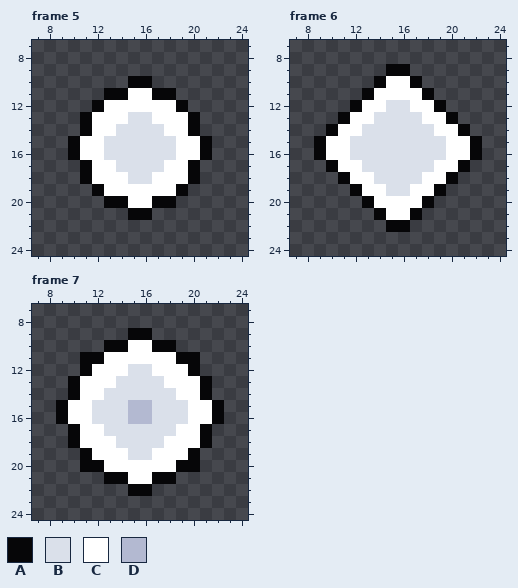
Two versions of one pixel-art file, RogueLike/Res/Projectal/Smoke.aseprite. Above: the version before the commit.
32x32 pixels, 13 frames. Shown: frame 5: x 7..24, y 7..24; frame 6: x 7..24, y 7..24; frame 7: x 7..24, y 7..24. The commit also changed other frames, which this record leaves out.
Palette (. is transparent): A #060608  B #dae0ea  C #ffffff  D #b3b9d1
Pixels before, frame 5, first column x 10:
10 .....AA.....
11 ...AACCAA...
12 ..ACCCCCCA..
13 .ACCCBBCCCA.
14 .ACCBBBBCCA.
15 ACCBBBBBBCCA
16 ACCBBBBBBCCA
17 .ACCBBBBCCA.
18 .ACCCBBCCCA.
19 ..ACCCCCCA..
20 ...AACCAA...
21 .....AA.....
Pixels before, frame 6, first column x 9:
 9 ......AA......
10 .....ACCA.....
11 ....ACCCCA....
12 ...ACCBBCCA...
13 ..ACCBBBBCCA..
14 .ACCBBBBBBCCA.
15 ACCBBBBBBBBCCA
16 ACCBBBBBBBBCCA
17 .ACCBBBBBBCCA.
18 ..ACCBBBBCCA..
19 ...ACCBBCCA...
20 ....ACCCCA....
21 .....ACCA.....
22 ......AA......
Pixels before, frame 7, first column x 9:
 9 ......AA......
10 ....AACCAA....
11 ..AACCCCCCAA..
12 ..ACCCBBCCCA..
13 .ACCCBBBBCCCA.
14 .ACCBBBBBBCCA.
15 ACCBBBDDBBBCCA
16 ACCBBBDDBBBCCA
17 .ACCBBBBBBCCA.
18 .ACCCBBBBCCCA.
19 ..ACCCBBCCCA..
20 ..AACCCCCCAA..
21 ....AACCAA....
22 ......AA......
The same view after the edit:
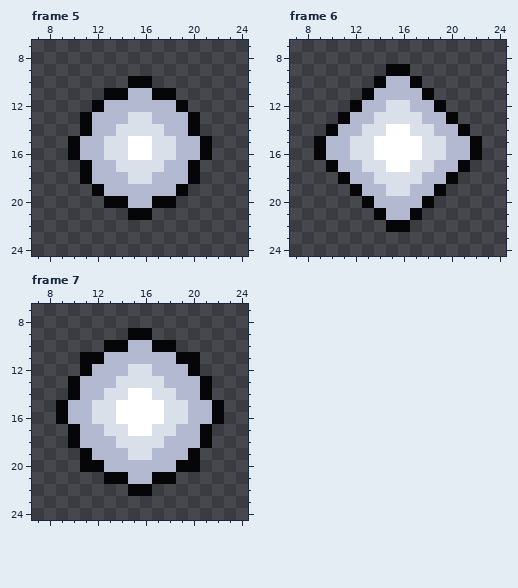
What changed:
Changed rows in their new state; - is an unchanged pixel.
Frame 5:
first column x 11:
11 ----DD----
12 --DDDDDD--
13 -DDD--DDD-
14 -DD----DD-
15 DD--CC--DD
16 DD--CC--DD
17 -DD----DD-
18 -DDD--DDD-
19 --DDDDDD--
20 ----DD----
Frame 6:
first column x 10:
10 -----DD-----
11 ----DDDD----
12 ---DD--DD---
13 --DD----DD--
14 -DD--CC--DD-
15 DD--CCCC--DD
16 DD--CCCC--DD
17 -DD--CC--DD-
18 --DD----DD--
19 ---DD--DD---
20 ----DDDD----
21 -----DD-----
Frame 7:
first column x 10:
10 -----DD-----
11 ---DDDDDD---
12 --DDD--DDD--
13 -DDD----DDD-
14 -DD--CC--DD-
15 DD--CCCC--DD
16 DD--CCCC--DD
17 -DD--CC--DD-
18 -DDD----DDD-
19 --DDD--DDD--
20 ---DDDDDD---
21 -----DD-----
Changed places in both pictures, as pixel boxes (x1, y1, x2, y2):
changed: (80, 88, 200, 208)
changed: (326, 76, 470, 220)
changed: (68, 340, 212, 484)
